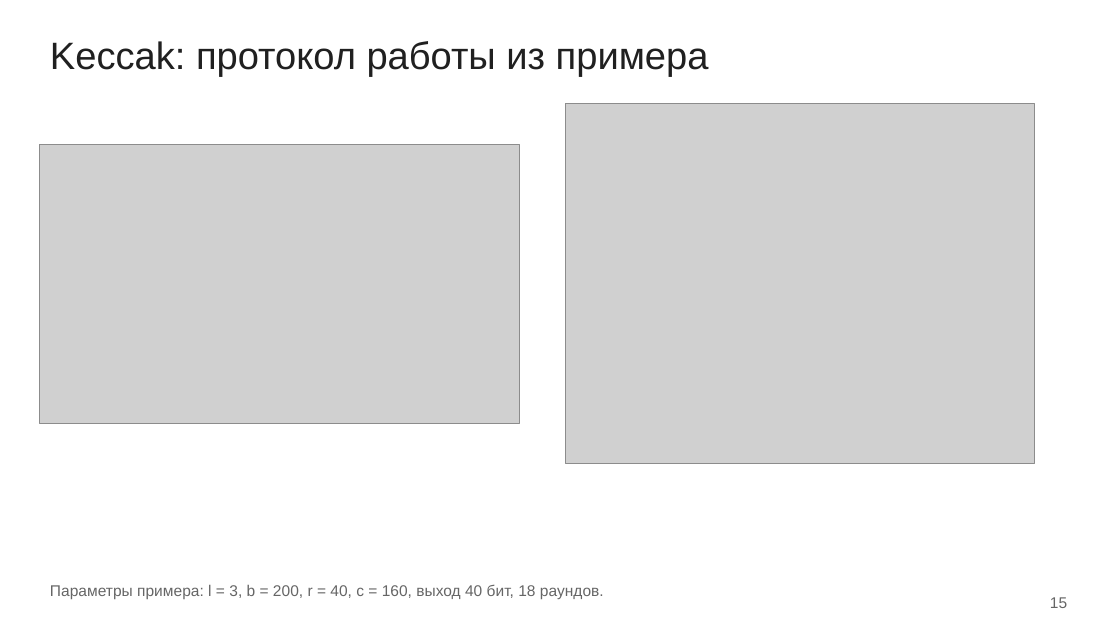
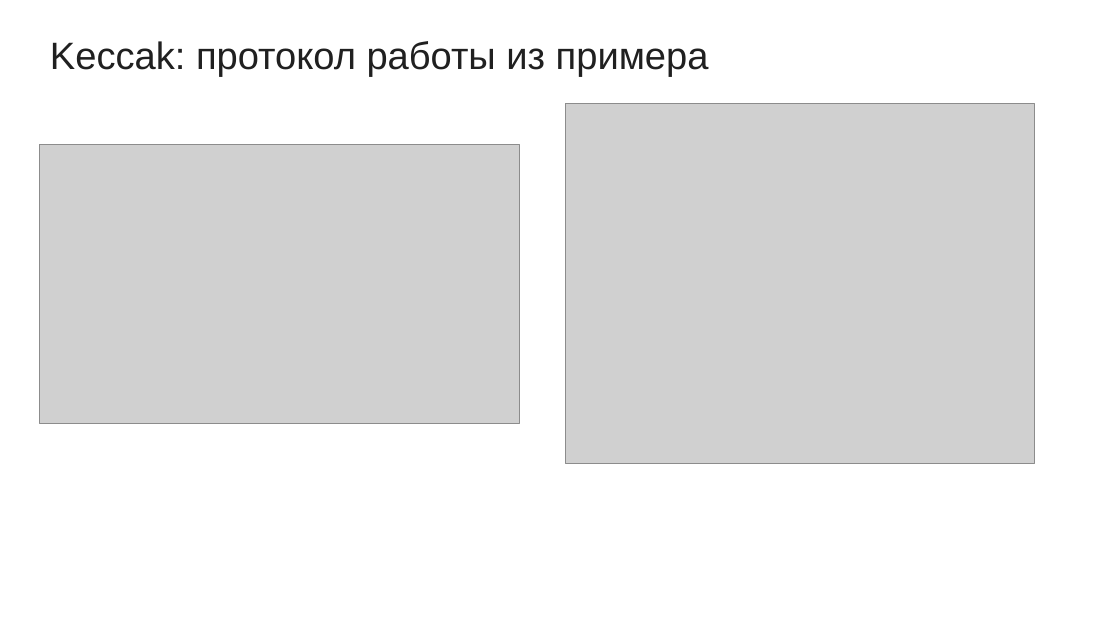
Before and after one commit to mikhailshceglov/sem7, a slide deck: slide 23 of crypto/lab4/Щеглов_3381_ЛР4.odp. Drawn at 1120x630 pixels with LibreOffice and Linux fonts; fonts in the diff are those of the drawing; grey boxes stand for pictures. Boxes give left, top, right and bottom in pixels: in the first picture for what was removed or moved away, otherwise in the second. Text is boxed around its words. In the diff, an @@ line names an element or a change of style, - is before the commit and + after.

```diff
--- a/crypto/lab4/Щеглов_3381_ЛР4.odp
+++ b/crypto/lab4/Щеглов_3381_ЛР4.odp
@@ text removed at (x1=50, y1=585, x2=604, y2=599) @@
-Параметры примера: l = 3, b = 200, r = 40, c = 160, выход 40 бит, 18 раундов.
@@ text removed at (x1=1050, y1=597, x2=1067, y2=608) @@
-15
```
Also in this commit, not shown: 20 other slides changed, 3 slides added, 2 slides removed, 6 other files.
